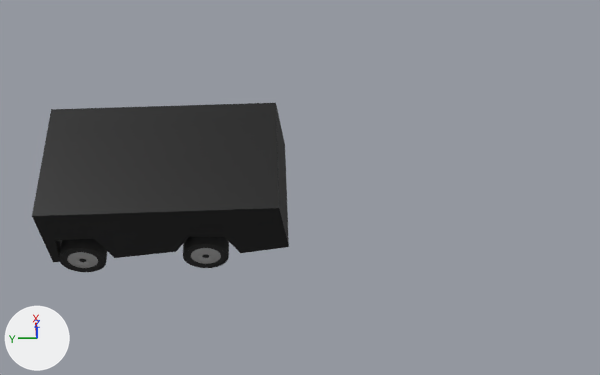
What one commit did to the Blender file Assets/Models/Blender/OverdriveTracks.blend.
The view is the same before and after, from a 50 mm camera at (-4.143, -0.034, 0.208) aimed at (-4.004, -0.04, 0.017). Arrows for +X, +Y and +Z are at lower left; the lights stay in place.

The scene before the commit, as lines of its bpy script (objects in view):
```python
ob_supercardynamo = bpy.data.objects.new('SupercarDynamo', me_cube_005)
ob_supercardynamo.location = (-4.0, 0.0, 0.0)
ob_supercarmammot = bpy.data.objects.new('SupercarMammot', me_cube_001)
ob_supercarmammot.location = (-4.0, 0.0, 0.0)
ob_supercarshock = bpy.data.objects.new('SupercarShock', me_cube_003)
ob_supercarshock.location = (-4.0, 0.0, 0.0)
ob_supercarskull = bpy.data.objects.new('SupercarSkull', me_cube_006)
ob_supercarskull.location = (-4.0, 0.0, 0.0)
ob_wheels_2 = bpy.data.objects.new('Wheels 2', me_cylinder_002)
ob_wheels_2.parent = ob_carbase
ob_wheels_2.location = (-4.0, -0.0127, 0.00654)
# also in view: 'SupercarBigBang' at (-4.0, -0.003, 0.016); 'Wheels 1' at (-4.0, 0.022, 0.007)
```
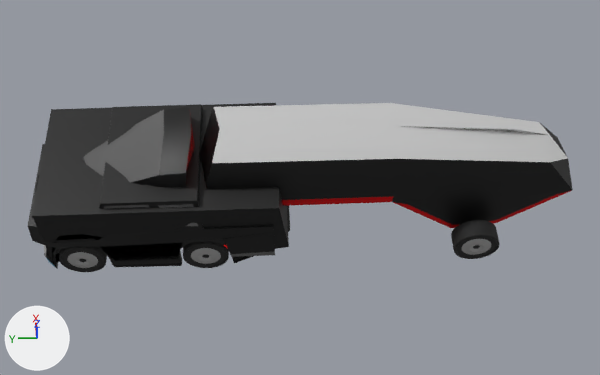
Boxes (x1, y1, x2, y2) around the edits, measured in the pictures (600 x 375 px):
'SuperTruck X52 Trailer', added: after (200, 103, 573, 228)
    faces in mat_accent1_004 (light grey #c4c4c4): (212, 103, 567, 163)
    faces in mat_body_004 (black #000000): (200, 107, 573, 225)
    faces in mat_accent_2_003 (red #e70005): (282, 191, 570, 228)
'SupercarMammot', shown (black): after (45, 104, 275, 261)
'SuperTruck X52', added: after (52, 107, 290, 262)
    faces in mat_windscreeen_003 (dark grey #616161): (84, 110, 164, 183)
    faces in mat_body_003 (black #000000): (52, 107, 290, 262)
    faces in mat_accent_2_002 (red #e70005): (186, 109, 195, 171)
'Wheels 1.001', added (black): after (451, 220, 499, 259)
    faces in mat_wheels1_002 (black #191919): (451, 220, 499, 259)
    faces in mat_wheels2_002 (grey #979797): (462, 239, 491, 255)
'SupercarShock', shown (black): after (46, 234, 256, 268)
'SupercarDynamo', shown (black): after (28, 144, 45, 245)
'SupercarSkull', shown: after (43, 239, 228, 268)

The change, as a list of edits to the scene's bpy script:
```text
Change ob_supercarmammot:
    remove ob_supercarmammot.hide_set(True)
Change ob_supercarshock:
    remove ob_supercarshock.hide_set(True)
Change ob_supercardynamo:
    remove ob_supercardynamo.hide_set(True)
Change ob_supercarskull:
    remove ob_supercarskull.hide_set(True)
Add ob_wheels_1_001:
    ob_wheels_1_001 = bpy.data.objects.new('Wheels 1.001', me_cylinder_001)  # 352 vertices, 322 faces; spans x 0.0..0.0198, y -0.0065..0.0065, z -0.0065..0.0065; in mat_wheels1_002 (black #191919), mat_wheels2_002 (grey #979797); modifiers MIRROR
    ob_wheels_1_001.parent = ob_supertruck_x52_trailer
    ob_wheels_1_001.location = (-4.0, -0.0894, 0.00654)
Add ob_supertruck_x52_trailer:
    ob_supertruck_x52_trailer = bpy.data.objects.new('SuperTruck X52 Trailer', me_cube_018)  # 27 vertices, 20 faces; spans x 0.0..0.0118, y -0.0964..0.0101, z -0.0145..0.0194; in mat_body_004 (black #000000), mat_accent1_004 (light grey #c4c4c4), mat_accent_2_003 (red #e70005); modifiers MIRROR
    ob_supertruck_x52_trailer.location = (-4.0, -0.0199, 0.0194)
Add ob_supertruck_x52:
    ob_supertruck_x52 = bpy.data.objects.new('SuperTruck X52', me_cube_017)  # 54 vertices, 43 faces; spans x 0.0..0.0185, y -0.0367..0.0352, z 0.0025..0.0384; in mat_body_003 (black #000000), mat_windscreeen_003 (dark grey #616161), mat_accent_2_002 (red #e70005); modifiers MIRROR
    ob_supertruck_x52.location = (-4.0, 0.0, 0.0)
```
